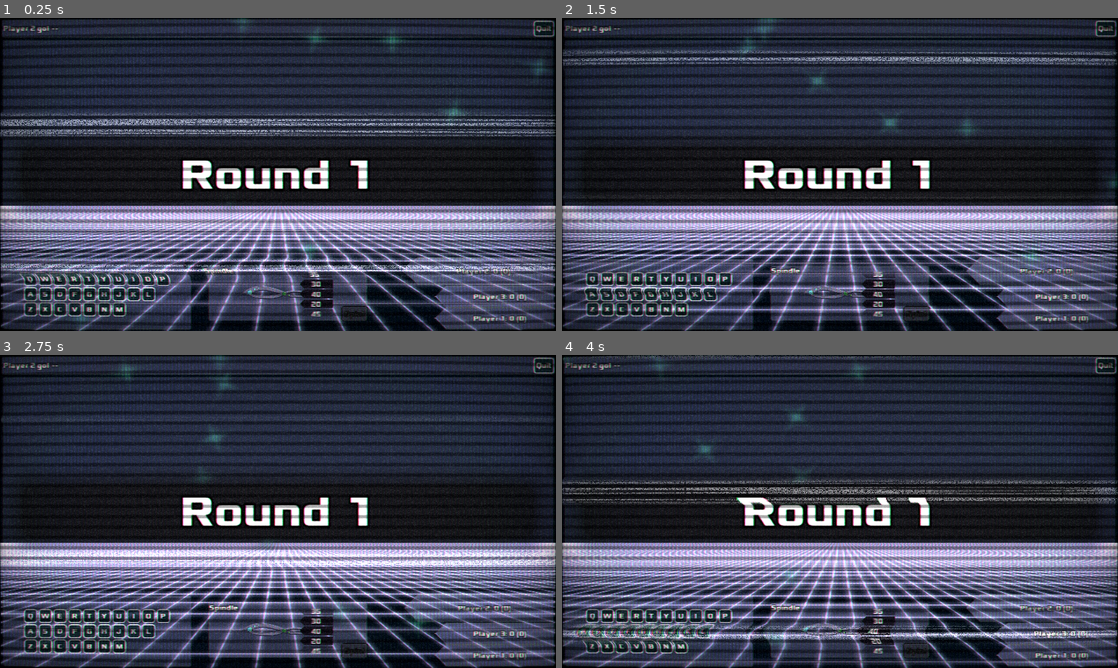
Above: before the commit, frames 1-4 (two rows, left to right).
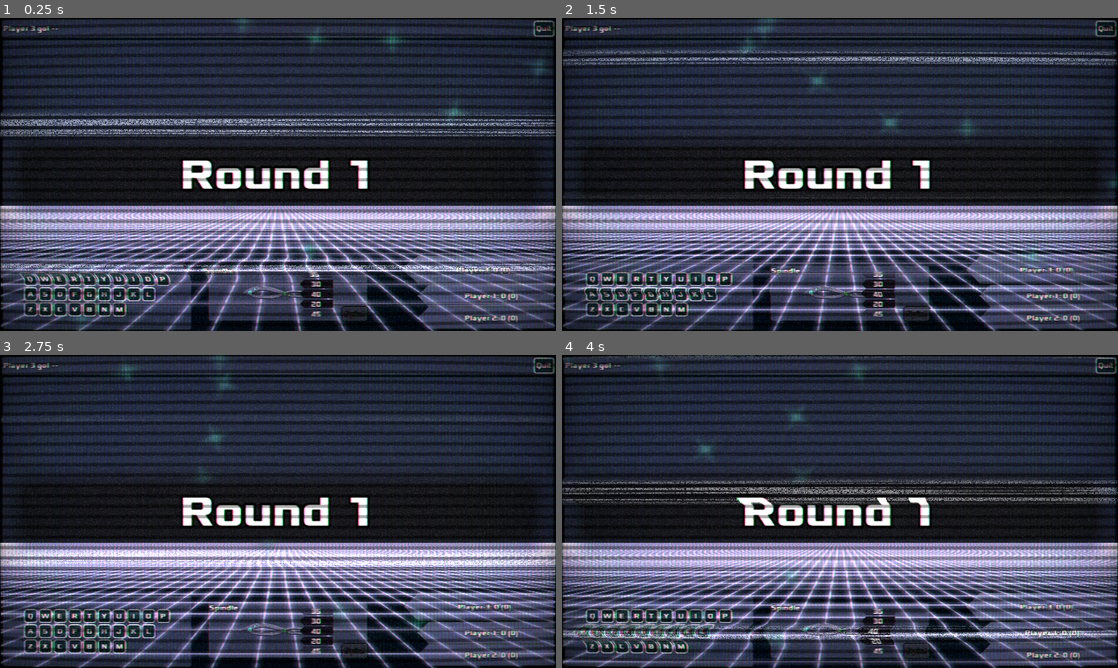
Above: after the commit, the same moments.

Repository: zacryol/spindle-of-serendipity
Game: Godot game, scene res://game/GamePanel.tscn
Same seed, same stepped clock (60 frames per second), same inputs: the game is played once before the commit and once after it. This scene is started directly instead of the project's main scene.
Inputs:
- Up to frame 1 (0.25 s): no input
- Up to frame 2 (1.5 s): tap Enter at 0.5 s; tap Backspace at 0.6 s; hold A from 1.28 s (still down); tap Z at 1.35 s
- Up to frame 3 (2.75 s): release A at 2.03 s; tap Backspace at 2.1 s
- Up to frame 4 (4 s): tap Z at 2.85 s; hold A from 3.53 s (still down); tap Backspace at 3.6 s

The runs differ from the first frame. In frame 1, 1.2% of the frame differs, in the area x 5-100%, y 3-100%; in frame 2, 1.2%; in frame 3, 1.2%; in frame 4, 1.2%.
Error in both runs: Division By Zero in operator '%'. (res://system/singletons/EntryManager.gd:103)

Commit message:
adjust positioning of each player

Diff:
--- a/godot/game/components/PlayersPanel.gd
+++ b/godot/game/components/PlayersPanel.gd
@@ -29,12 +29,16 @@
 
 # position data for moving each player
 const MAIN_SIZE := Vector2(275 * 1.25, 50 * 1.25)
-const OTHER_SIZE := Vector2(275, 50)
-const MAIN_POSITION := Vector2(-345, -165)
-const POS_2 := Vector2(-275, -100)
-const POS_3 := Vector2(-275, -50)
+const OTHER_SIZE := Vector2(315, 50)
+const MAIN_POSITION := Vector2(-345, -168)
+const POS_2 := Vector2(-315, -102)
+const POS_3 := Vector2(-315, -51)
+const MAIN_END := Vector2(-5, -115)
+const END_2 := Vector2(-5, -60)
+const END_3 := Vector2(-5, -5)
 const Sizes := PoolVector2Array([MAIN_SIZE, OTHER_SIZE, OTHER_SIZE])
 const Positions := PoolVector2Array([MAIN_POSITION, POS_2, POS_3])
+const Ends := PoolVector2Array([MAIN_END, END_2, END_3])
 const TWEEN_TIME := 0.15
 
 var current_player := 0
@@ -60,7 +64,7 @@
 	p2.set_name(GlobalVars.p2_name)
 	p3.set_name(GlobalVars.p3_name)
 
-	for x in randi() % NUM_PLAYER:
+	for x in (randi() % NUM_PLAYER) + 1:
 		advance_player()
 
 	set_label()
@@ -119,7 +123,7 @@
 	tween.remove_all()
 	for i in NUM_PLAYER:
 		var p := get_players_array()[i] as Control
-		tween.interpolate_property(p, "rect_size", p.rect_size, Sizes[i], TWEEN_TIME)
+		tween.interpolate_property(p, "rect_size", p.rect_size, Sizes[i], TWEEN_TIME + 0.02)
 		tween.interpolate_property(p, "rect_position", p.rect_position, Positions[i], TWEEN_TIME)
 	tween.start()
 
